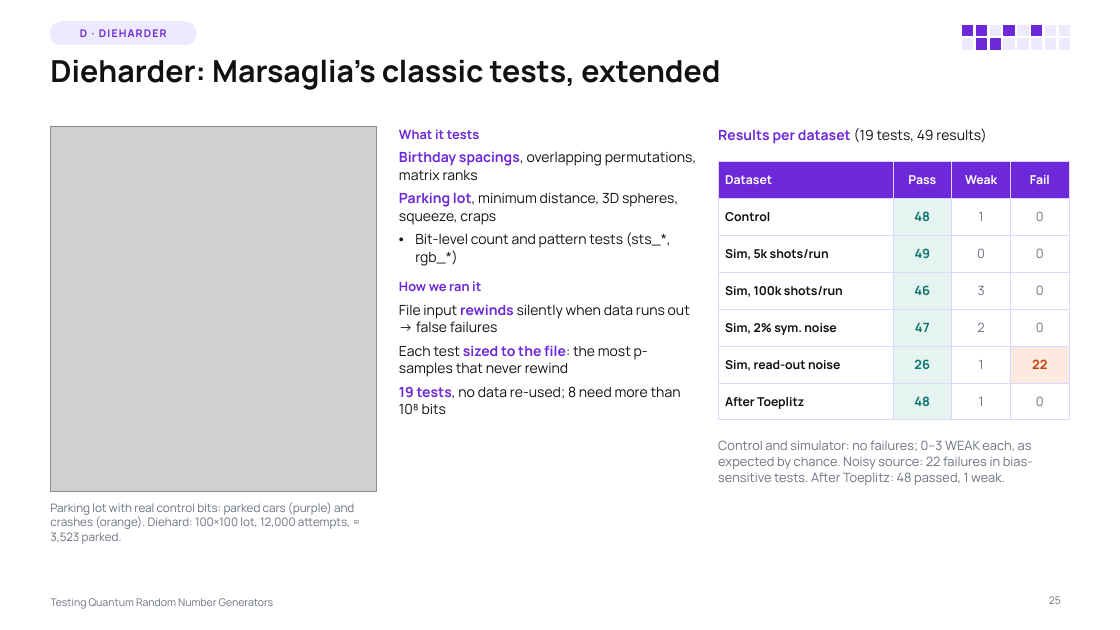
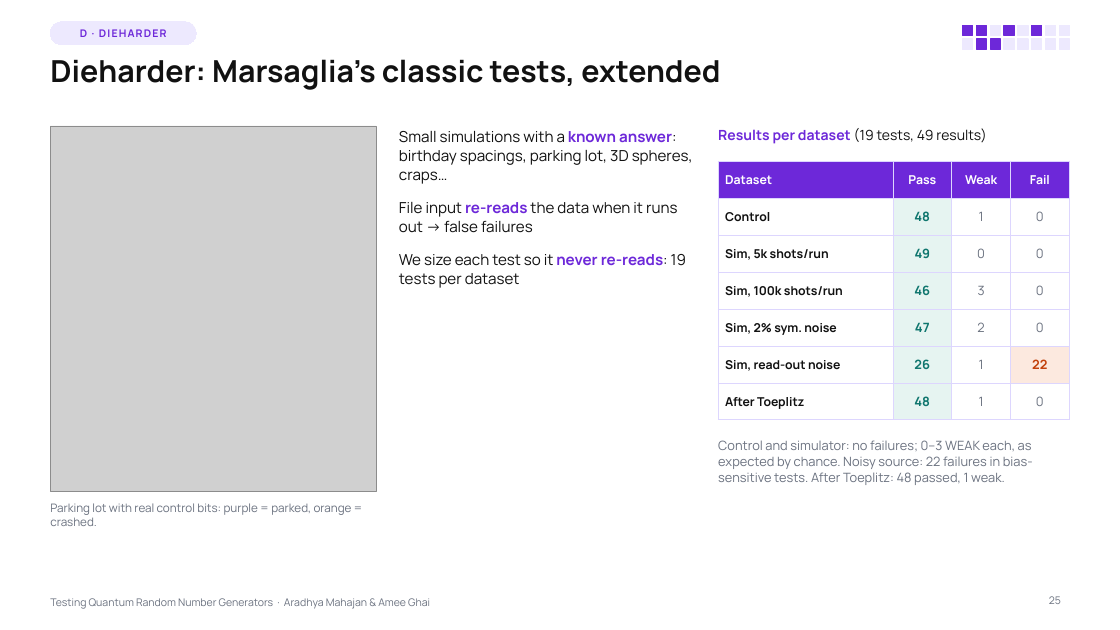
Before and after one commit to Aradhya2708/Quantum-RNG-Proj, a slide deck: slide 25 of presentation/QRNG_Testing_Lecture.pptx. Drawn at 1120x630 pixels with LibreOffice and Linux fonts; fonts in the diff are those of the drawing; grey boxes stand for pictures. Boxes give left, top, right and bottom in pixels: in the first picture for what was removed or moved away, otherwise in the second. Text is boxed around its words. In the diff, an @@ line names an element or a change of style, - is before the commit and + after.

```diff
--- a/presentation/QRNG_Testing_Lecture.pptx
+++ b/presentation/QRNG_Testing_Lecture.pptx
@@ text at bbox=[399, 131, 693, 288]: text changed; size 12 to 13 pt @@
-What it tests
-• Birthday spacings, overlapping permutations, matrix ranks
-• Parking lot, minimum distance, 3D spheres, squeeze, craps
-• Bit-level count and pattern tests (sts_*, rgb_*)
-How we ran it
-• File input rewinds silently when data runs out → false failures
-• Each test sized to the file: the most p-samples that never rewind
-• 19 tests, no data re-used; 8 need more than 10⁸ bits
+• Small simulations with a known answer: birthday spacings, parking lot, 3D spheres, craps…
+• File input re-reads the data when it runs out → false failures
+• We size each test so it never re-reads: 19 tests per dataset
@@ text at bbox=[50, 503, 352, 526]: text changed @@
-Parking lot with real control bits: parked cars (purple) and crashes (orange). Diehard: 100×100 lot, 12,000 attempts, ≈ 3,523 parked.
+Parking lot with real control bits: purple = parked, orange = crashed.
@@ text at bbox=[50, 598, 430, 609]: text changed @@
-Testing Quantum Random Number Generators
+Testing Quantum Random Number Generators · Aradhya Mahajan & Amee Ghai
```
Also in this commit, not shown: 25 other slides changed, 3 slides added, 4 slides removed, 7 other files.
